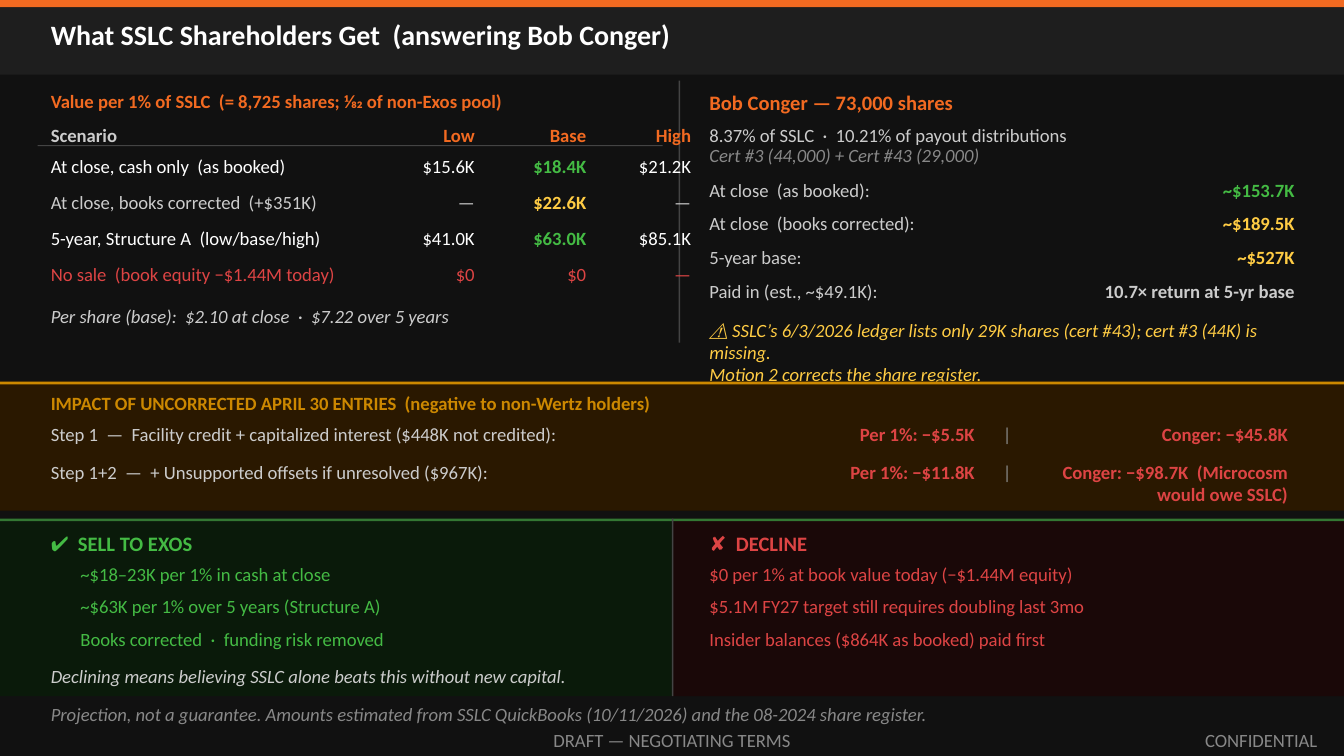
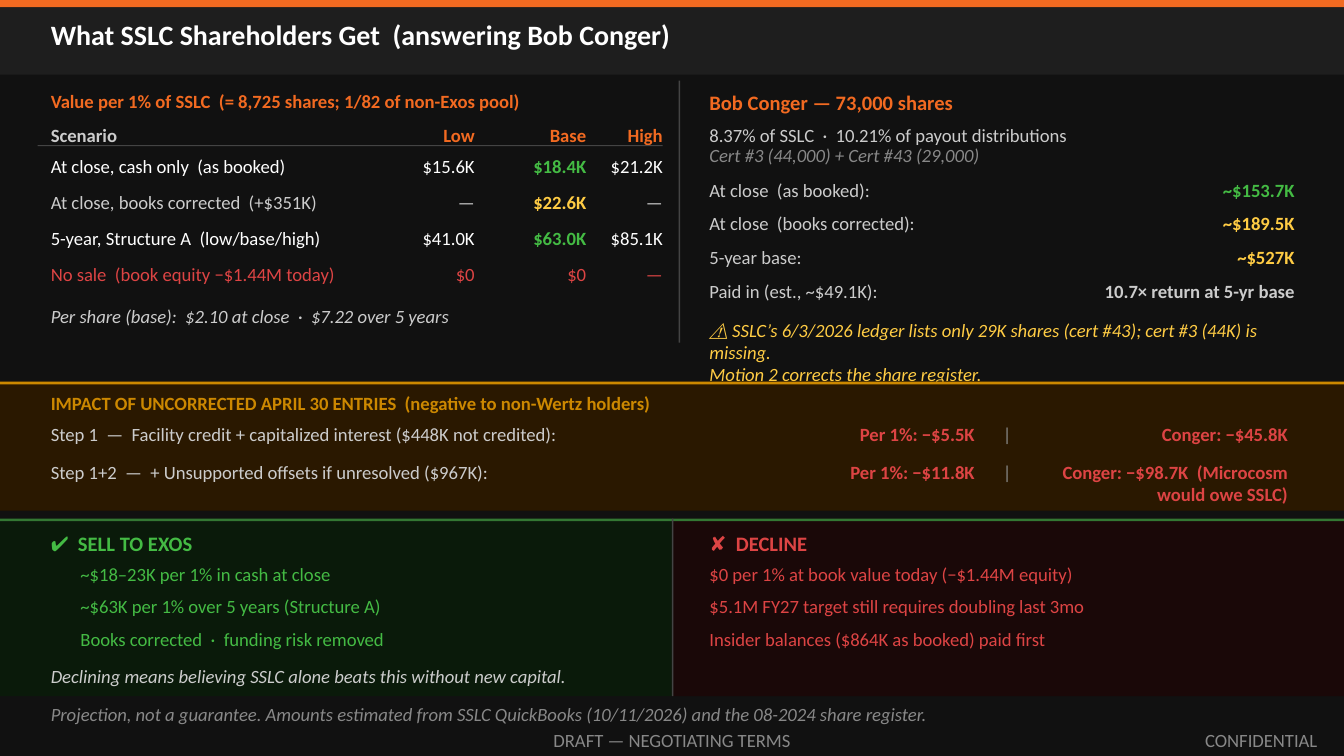
Before and after one commit to ExosAerospace/workspace, a slide deck: slide 6 of drafts/Exos_SSLC_Board_Offer_Overview_2026-10-10_r2.pptx. Drawn at 1344x756 pixels with LibreOffice and Linux fonts; fonts in the diff are those of the drawing. Boxes give left, top, right and bottom in pixels: in the first picture for what was removed or moved away, otherwise in the second. Text is boxed around its words. In the diff, an @@ line names an element or a change of style, - is before the commit and + after.

Commit message:
SSLC slide 6: QA fixes — fraction glyph + High column wrap
- Header: '1⁄82' glyph → plain '1/82'
- High column: moved to x=4.43, w=0.60", word_wrap=False
  (right edge 5.03" clears divider at 5.05")
- Rebuild PDF (16pp) + board package (24pp)
- MC #2414 v23/v18/v13

```diff
--- a/drafts/Exos_SSLC_Board_Offer_Overview_2026-10-10_r2.pptx
+++ b/drafts/Exos_SSLC_Board_Offer_Overview_2026-10-10_r2.pptx
@@ text at bbox=[51, 94, 519, 111]: text changed @@
-Value per 1% of SSLC (= 8,725 shares; 1⁄82 of non-Exos pool)
+Value per 1% of SSLC (= 8,725 shares; 1/82 of non-Exos pool)
@@ text "High" rewrapped from bbox=[656, 126, 691, 147] to bbox=[628, 129, 663, 146] @@
@@ text "$21.2K" rewrapped from bbox=[639, 157, 691, 178] to bbox=[611, 161, 663, 175] @@
@@ text "—" rewrapped from bbox=[607, 184, 704, 220] to bbox=[595, 184, 676, 220] @@
@@ text "$85.1K" rewrapped from bbox=[639, 230, 691, 251] to bbox=[611, 232, 663, 247] @@
@@ text "—" rewrapped from bbox=[607, 257, 704, 293] to bbox=[595, 257, 676, 293] @@
```
Also in this commit, not shown: 2 other files.
